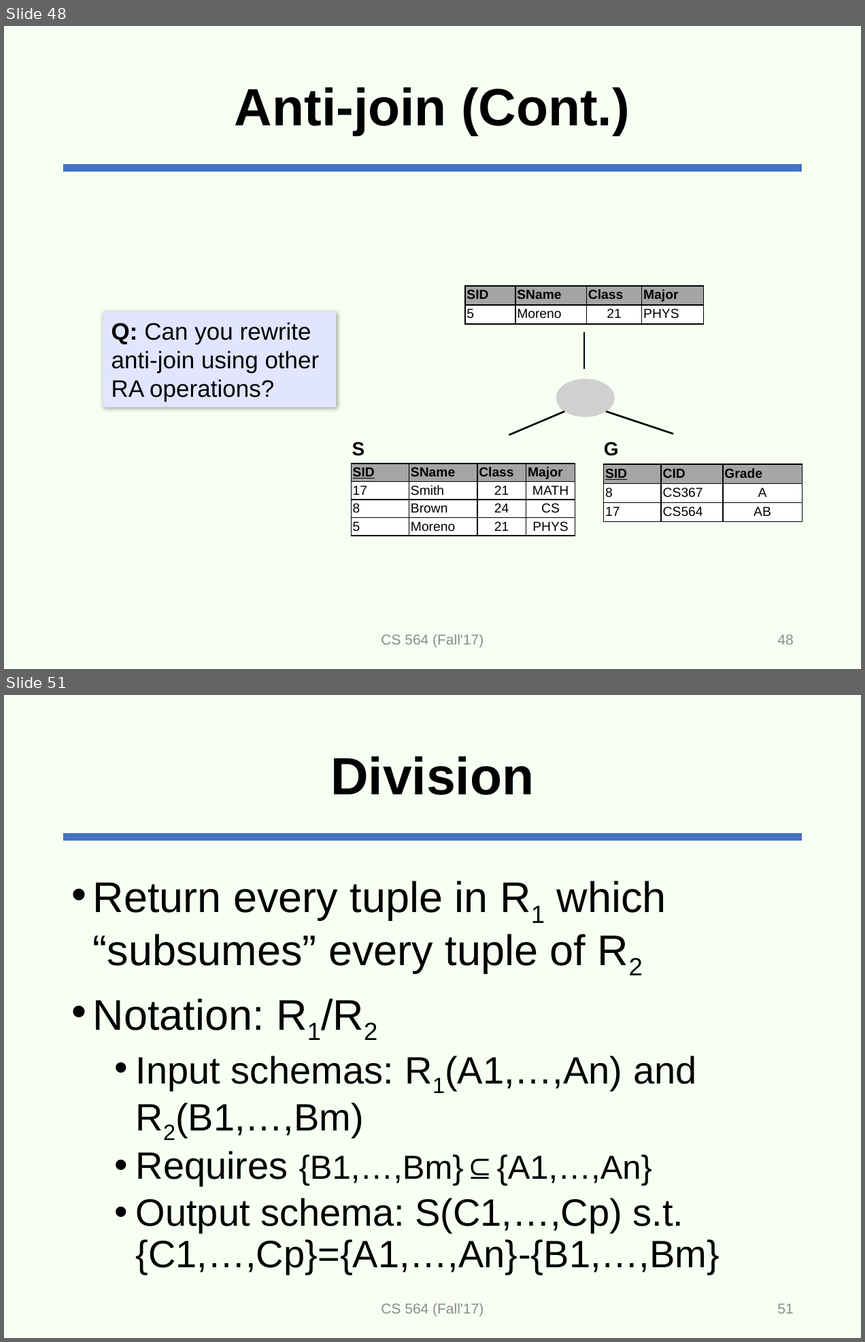
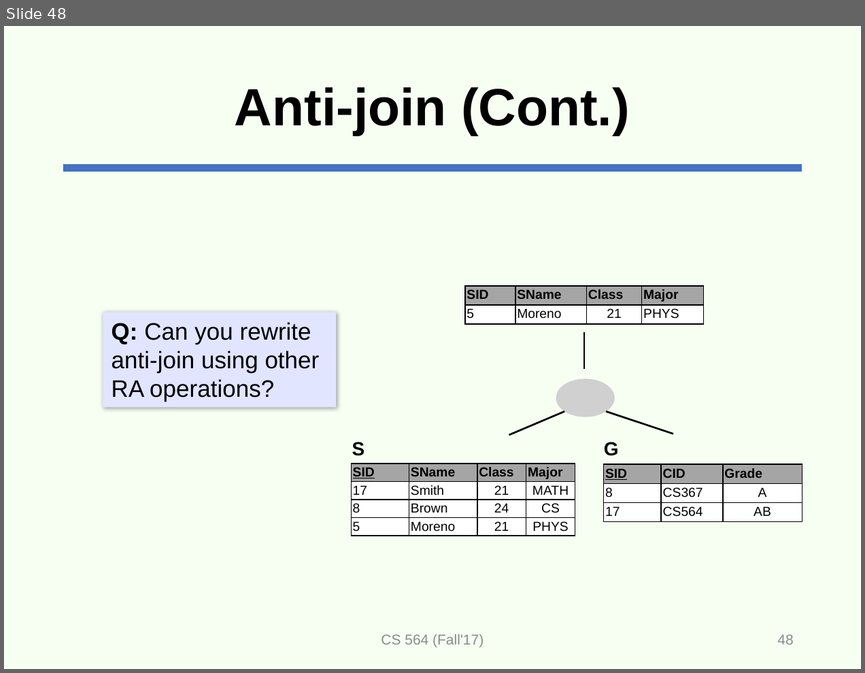
Before and after one commit to adelaneh/adelaneh.github.io, a slide deck: cs564_fall17/slides/lecture8-ra-handouts.pptx. Shown one above the other, each under a label of ours: slides 48 and 51 before the commit, slide 48 after it; the slides between them are not shown. The pictures are 865x1342 and 865x673 pixels, drawn with LibreOffice and Linux fonts; fonts in the diff are those of the drawing; grey boxes stand for pictures. Boxes give left, top, right and bottom in pixels: in the first picture for what was removed or moved away, otherwise in the second. Text is boxed around its words. In the diff, an @@ line names an element or a change of style, - is before the commit and + after.

```diff
--- a/cs564_fall17/slides/lecture8-ra-handouts.pptx
+++ b/cs564_fall17/slides/lecture8-ra-handouts.pptx
@@ slide 51 removed at [4,695,861,1338], background #E4FFD5 at 28% opacity; not listed: 1 template element that a slide beside it also shows @@
@@ title removed at [330,756,534,795] @@
-Division
@@ text removed at [93,881,719,1274] @@
-• Return every tuple in R1 which “subsumes” every tuple of R2
-• Notation: R1/R2
-  • Input schemas: R1(A1,…,An) and R2(B1,…,Bm)
-  • Requires {B1,…,Bm}⊆{A1,…,An}
-  • Output schema: S(C1,…,Cp) s.t. {C1,…,Cp}={A1,…,An}-{B1,…,Bm}
@@ text removed at [381,1303,483,1316] @@
-CS 564 (Fall'17)
@@ page number removed at [777,1303,793,1313] @@
-51
```
Also in this commit, not shown: 29 other slides removed.
